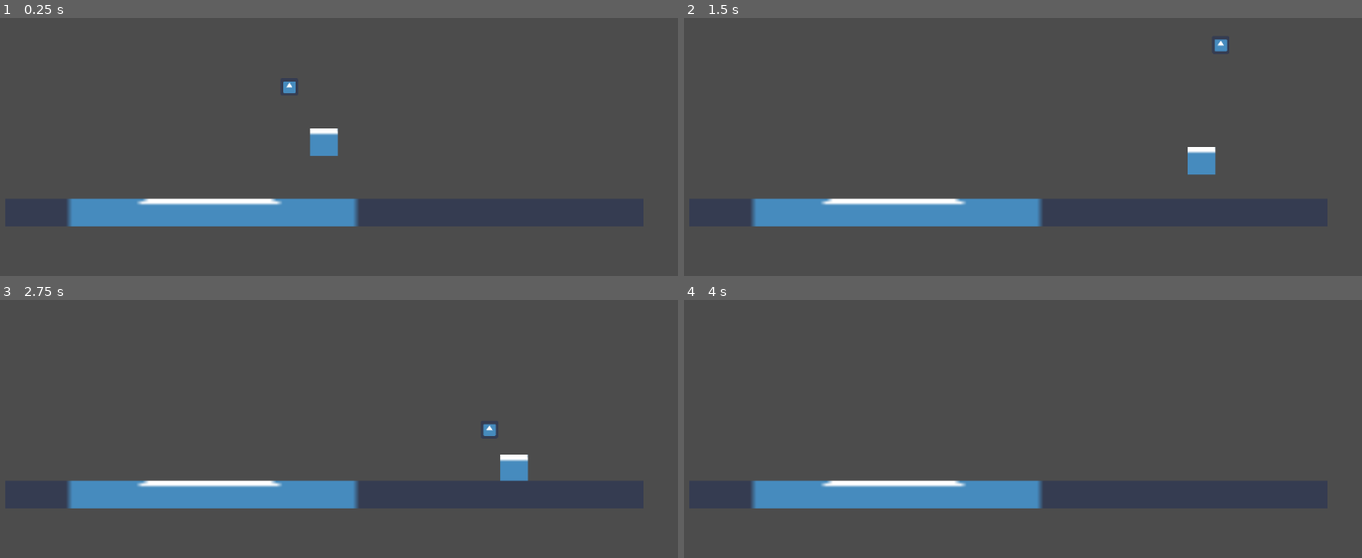
Above: before the commit, frames 1-4 (two rows, left to right).
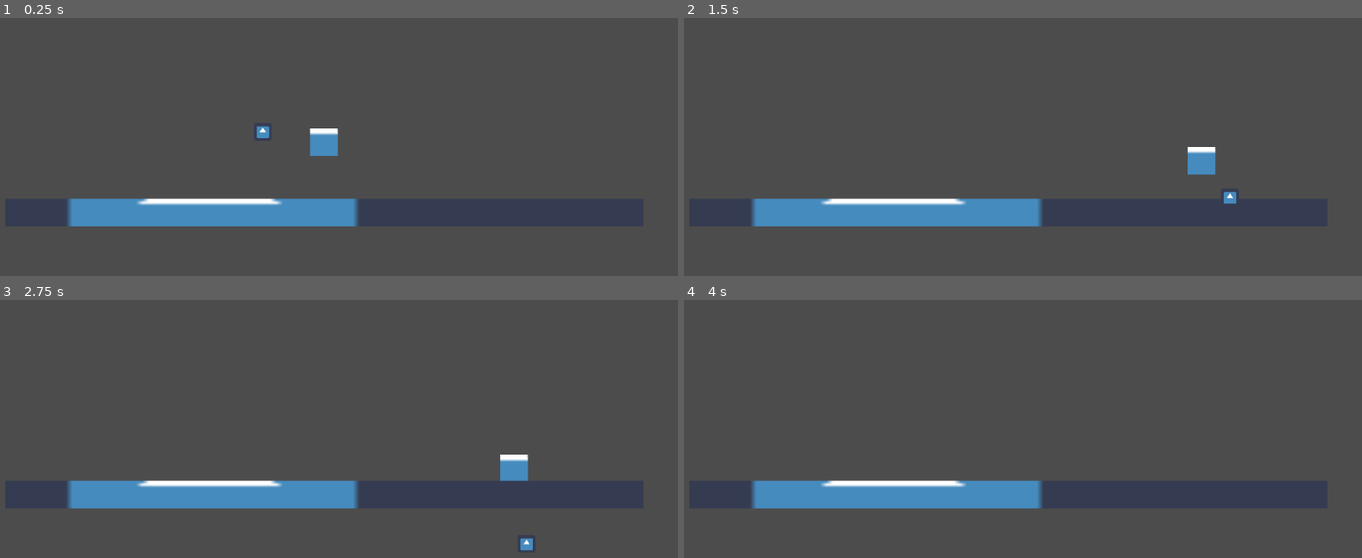
Above: after the commit, the same moments.

Repository: mdrgon1/GWJ-22-Spinzo
Game: Godot game, scene res://Main.tscn
Two runs of this game, one before a commit and one after it. Both use one fixed random seed, a clock stepped at 60 frames per second and the inputs below. The engine's default icon, where the game draws it, is replaced by a stand-in: a white triangle on a blue panel in a dark square.
Inputs:
- Up to frame 1 (0.25 s): no input
- Up to frame 2 (1.5 s): hold E (throw_ball) 0.53-1.28 s; hold Right (move_right) from 0.53 s (still down); tap W (jump) at 0.77 s; tap E (throw_ball) at 1.35 s
- Up to frame 3 (2.75 s): tap W (jump) at 1.52 s; release Right (move_right) at 2.03 s; hold A (move_left) from 2.03 s (still down); hold E (throw_ball) from 2.03 s (still down)
- Up to frame 4 (4 s): release A (move_left) at 2.78 s; release E (throw_ball) at 2.78 s; hold Right (move_right) from 2.78 s (still down); tap E (throw_ball) at 2.85 s; tap W (jump) at 3.02, 3.77 s; hold E (throw_ball) from 3.53 s (still down)

The runs differ from the first frame. In frame 1, 0.2% of the frame differs, in the area x 37-44%, y 24-47%; in frame 2, 0.2%; in frame 3, 0.2%, in the area x 71-79%, y 47-98%; in frame 4, nothing differs.

Commit message:
lerp RPS and added RPS multiplier
rps multiplier lets you increases the balls speed as you progress

Diff:
--- a/Project/Ball/Ball.gd
+++ b/Project/Ball/Ball.gd
@@ -4,8 +4,8 @@
 onready var movement = $Movement
 
 func _ready():
+	movement.set_root_state(movement)
 	movement.init()
-	movement.set_root_state(movement)
 
 func _physics_process(delta):
 	movement.update(delta)
--- a/Project/Ball/Movement/Default.gd
+++ b/Project/Ball/Movement/Default.gd
@@ -6,18 +6,25 @@
 const MAX_RPS = 1.2
 const MIN_RPS = 0.3
 const RPS_LERP = 0.6
+const VELOCITY_LERP = 1
 
 var target_radius : float
 var rotations_per_sec : float
+var rps_multiplier : float = 1.1
 
 func enter(_args):
 	target_radius = MAX_RADIUS
-	rotations_per_sec = MIN_RPS
+
+	# start rps at what it actually is, then lerp to MIN_RPS
+	var tangent_velocity = root_state.velocity.project(get_tangent()).length()
+	rotations_per_sec = tangent_velocity / (owner.to_player().length() * 2 * PI)
 
 func run(delta):
-	if(Input.is_action_pressed("throw_ball")):
+	if(Input.is_action_pressed("throw_ball")):	# lerp to MIN_RADIUS and MAX_RPS
 		target_radius += (MIN_RADIUS - target_radius) * RADIUS_LERP * delta
 		rotations_per_sec += (MAX_RPS - rotations_per_sec) * RPS_LERP * delta
+	else:	#lerp to MIN_RPS
+		rotations_per_sec += (MIN_RPS - rotations_per_sec) * RPS_LERP * delta
 
 	if(Input.is_action_just_released("throw_ball")):
 		return "Throwing"
@@ -26,18 +33,19 @@
 
 	rotate(delta)
 
+# at a right angle to the vector from player to ball
+func get_tangent():
+	return Vector2(owner.to_player().y, -owner.to_player().x).normalized()
+
 # rotate the ball around player like normal
 func rotate(delta):
-	var tangent_velocity = (owner.to_player().length() * 2 * PI) * (rotations_per_sec)
-
-	# at a right angle to the vector from player to ball
-	var tangent_vector = Vector2(owner.to_player().y, -owner.to_player().x).normalized()
+	var tangent_velocity = (owner.to_player().length() * 2 * PI) * (rotations_per_sec * rps_multiplier)
 
 	# points the velocity towards target radius, between player and ball
 	root_state.velocity = owner.player.position - (owner.to_player().normalized() * target_radius) - owner.position
 
 	# add tangent velocity
-	root_state.velocity += tangent_velocity * tangent_vector
+	root_state.velocity += tangent_velocity * get_tangent()
 
 	# somewhat adjuct for player movement
 	root_state.velocity += owner.player.movement.velocity * 0.3
